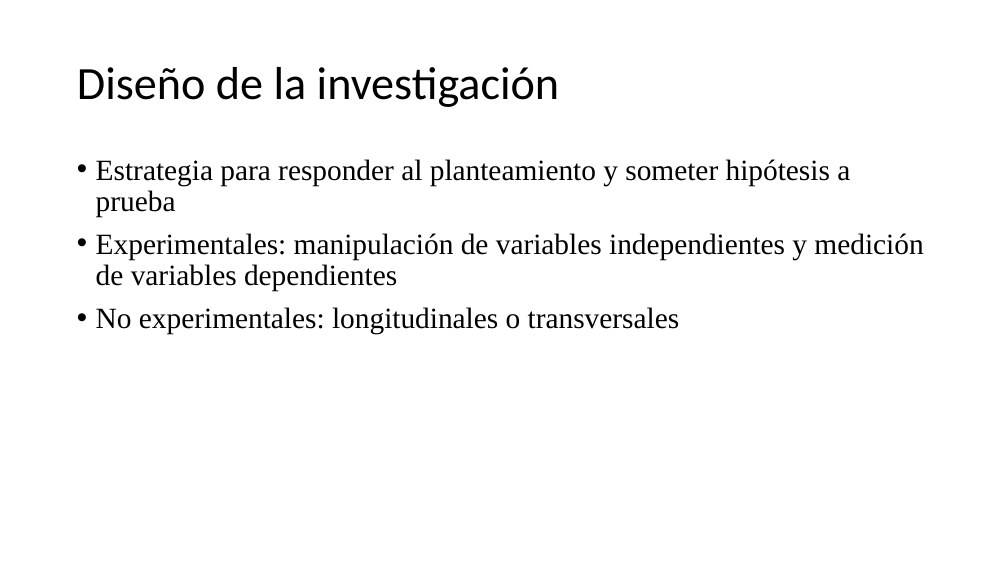
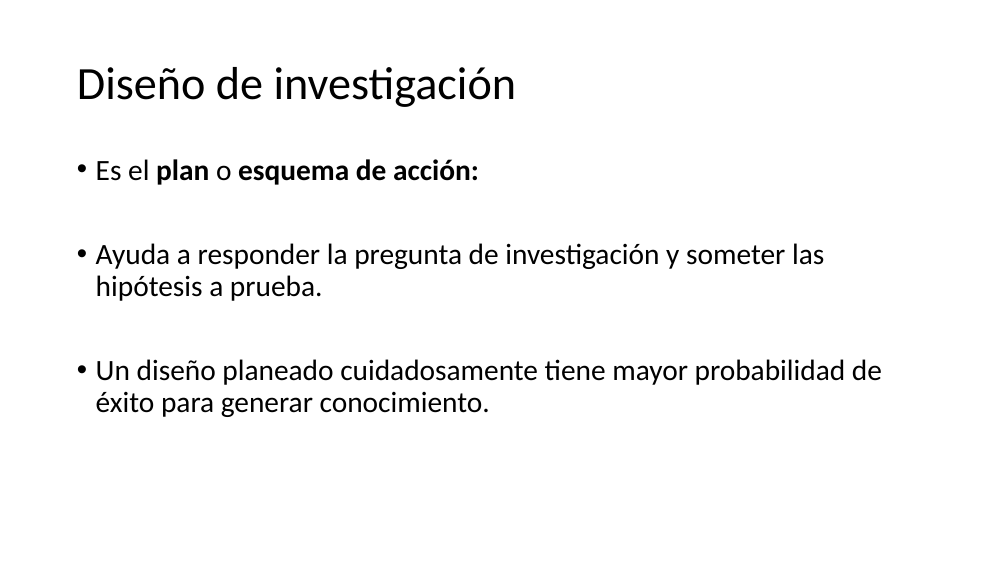
Before and after one commit to Adrifelcha/afchavez-019, a slide deck: slide 46 of JeanPiaget/Presentaciones/02_Método-Cierre.pptx (slide 3 before the commit). Drawn at 1008x567 pixels with LibreOffice and Linux fonts; fonts in the diff are those of the drawing. Boxes give left, top, right and bottom in pixels: in the first picture for what was removed or moved away, otherwise in the second. Text is boxed around its words. In the diff, an @@ line names an element or a change of style, - is before the commit and + after.

```diff
--- a/JeanPiaget/Presentaciones/02_Método-Cierre.pptx
+++ b/JeanPiaget/Presentaciones/02_Método-Cierre.pptx
@@ title at (77, 67, 517, 107): text changed @@
-Diseño de la investigación
+Diseño de investigación
@@ text at (96, 159, 882, 417): text changed; font Times New Roman to Calibri @@
-• Estrategia para responder al planteamiento y someter hipótesis a prueba
-• Experimentales: manipulación de variables independientes y medición de variables dependientes
-• No experimentales: longitudinales o transversales
+• Es el plan o esquema de acción:
+• Ayuda a responder la pregunta de investigación y someter las hipótesis a prueba.
+• Un diseño planeado cuidadosamente tiene mayor probabilidad de éxito para generar conocimiento.
```
Also in this commit, not shown: 58 slides added, 4 slides removed.
